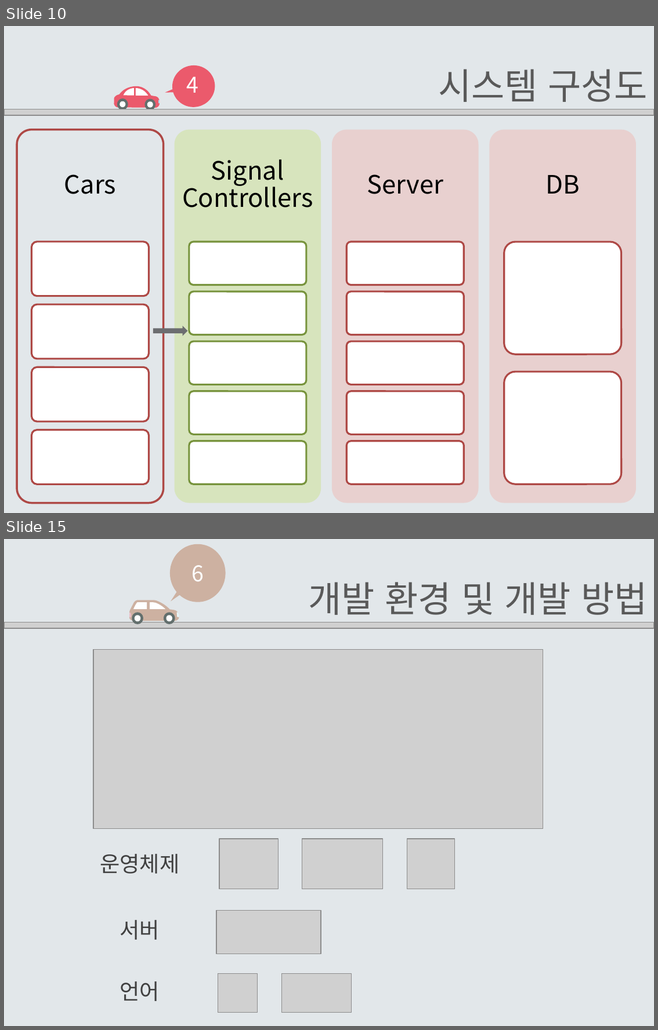
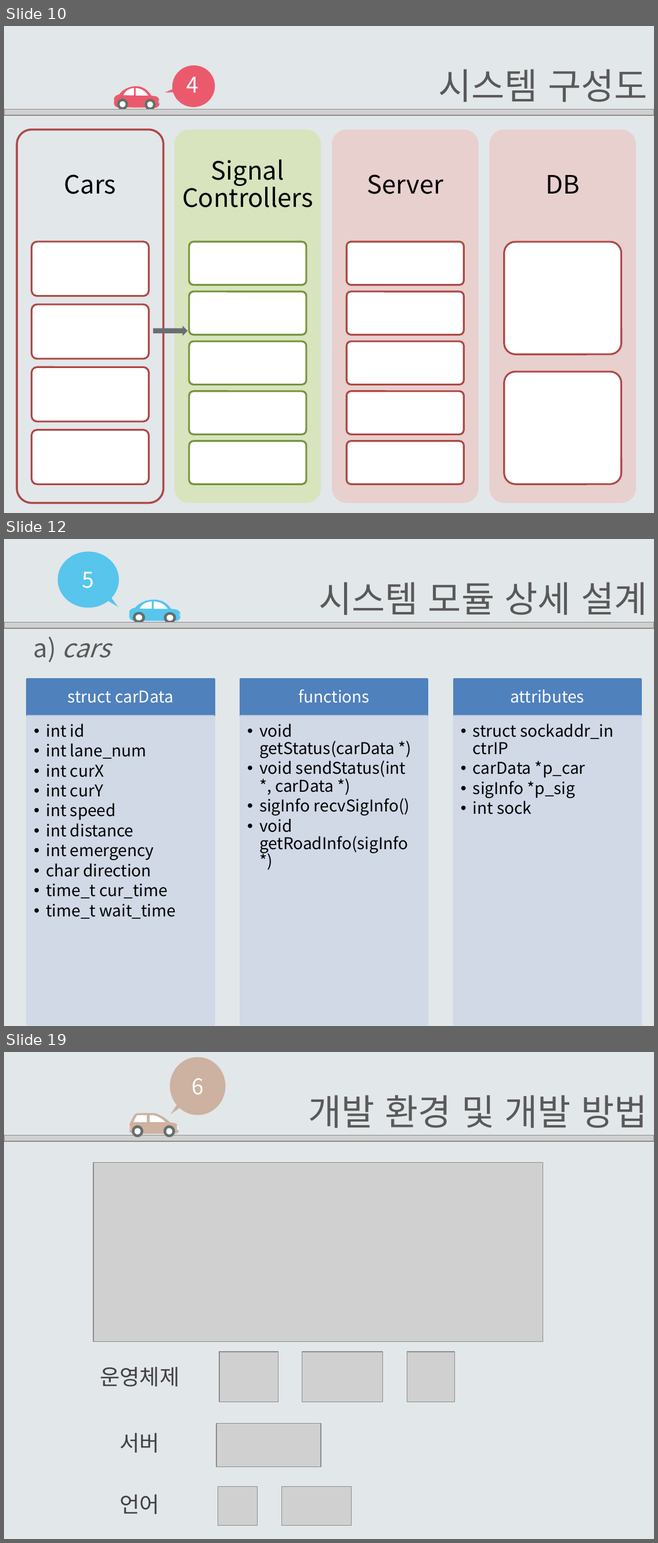
Before and after one commit to EomHeeSang/grad_proj, a slide deck: 발표자료/설계서2-14(엄희상,박주호,김태경).pptx. Shown one above the other, each under a label of ours: slides 10 and 15 before the commit, slides 10, 12 and 19 after it; the slides between them are not shown. The pictures are 658x1030 and 658x1543 pixels, drawn with LibreOffice and Linux fonts; fonts in the diff are those of the drawing; grey boxes stand for pictures. Boxes give left, top, right and bottom in pixels: in the first picture for what was removed or moved away, otherwise in the second. Text is boxed around its words. In the diff, an @@ line names an element or a change of style, - is before the commit and + after.

```diff
--- a/발표자료/설계서2-14(엄희상,박주호,김태경).pptx
+++ b/발표자료/설계서2-14(엄희상,박주호,김태경).pptx
@@ slide 12 added at <box>4,539,654,1026</box>, background #E2E7EA @@
@@ group added at <box>58,551,181,624</box>: 10 freeform shapes, 1 text @@
+5
@@ text added at <box>318,582,647,615</box>, 40 pt, text #595959 @@
+시스템 모듈 상세 설계
@@ picture added at <box>4,622,654,628</box> @@
@@ text added at <box>34,636,110,662</box>, 28 pt, text #595959, italic @@
+a) cars
@@ group added at <box>27,679,641,1026</box>: 6 rectangles, 6 texts @@
+struct carData
+  •• int id
+  •• int lane_num
+  •• int curX
+  •• int curY
+  •• int speed
+  •• int distance
+  •• int emergency
+  •• char direction
+  •• time_t cur_time
+  •• time_t wait_time
+functions
+  •• void getStatus(carData *)
+  •• void sendStatus(int *, carData *)
+  •• sigInfo recvSigInfo()
+  •• void getRoadInfo(sigInfo *)
+attributes
+  •• struct sockaddr_in ctrIP
+  •• carData *p_car
+  •• sigInfo *p_sig
+  •• int sock
@@ what was slide 15 is now slide 19 @@
```
Also in this commit, not shown: 5 slides changed, 4 other slides added, 3 other files.
